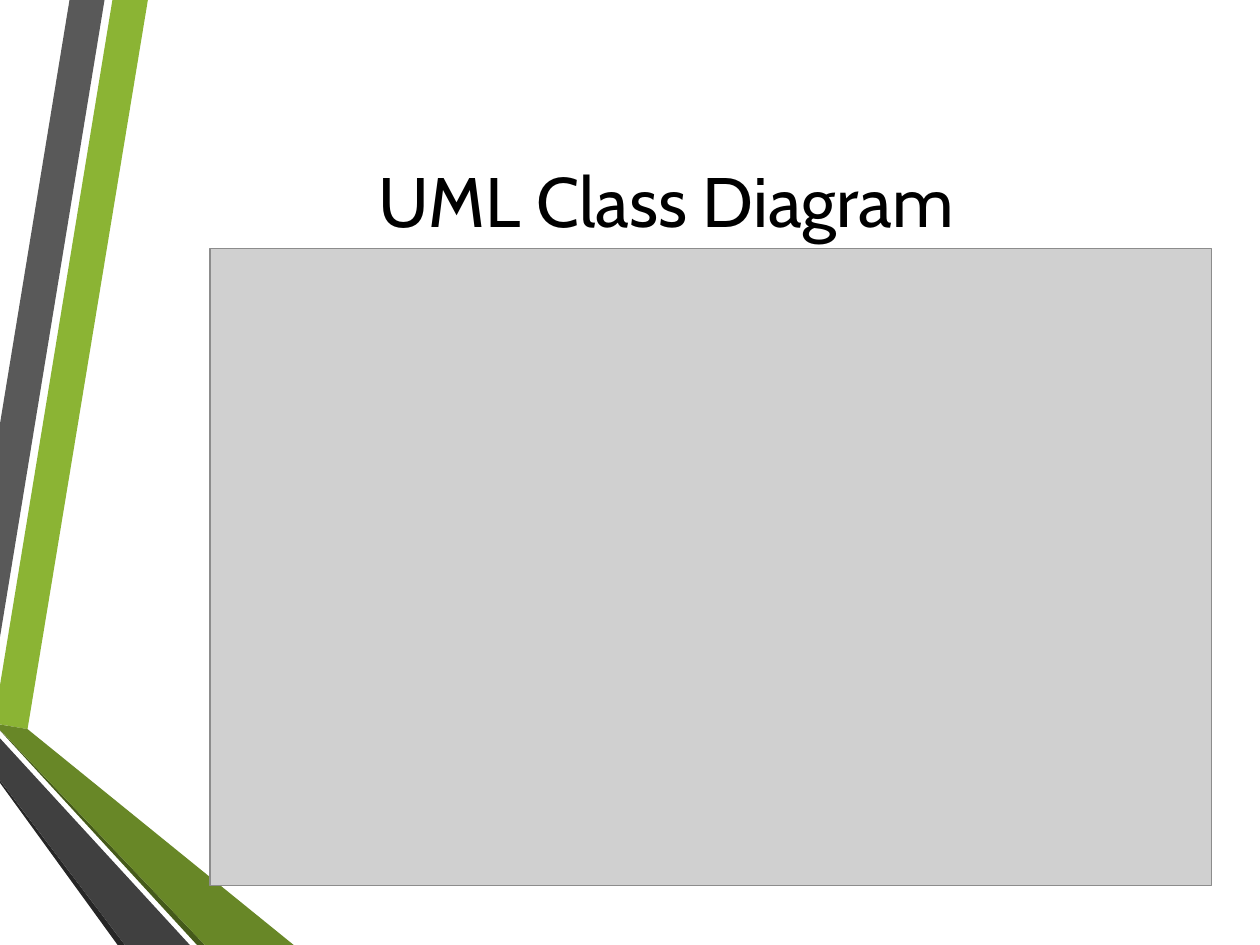
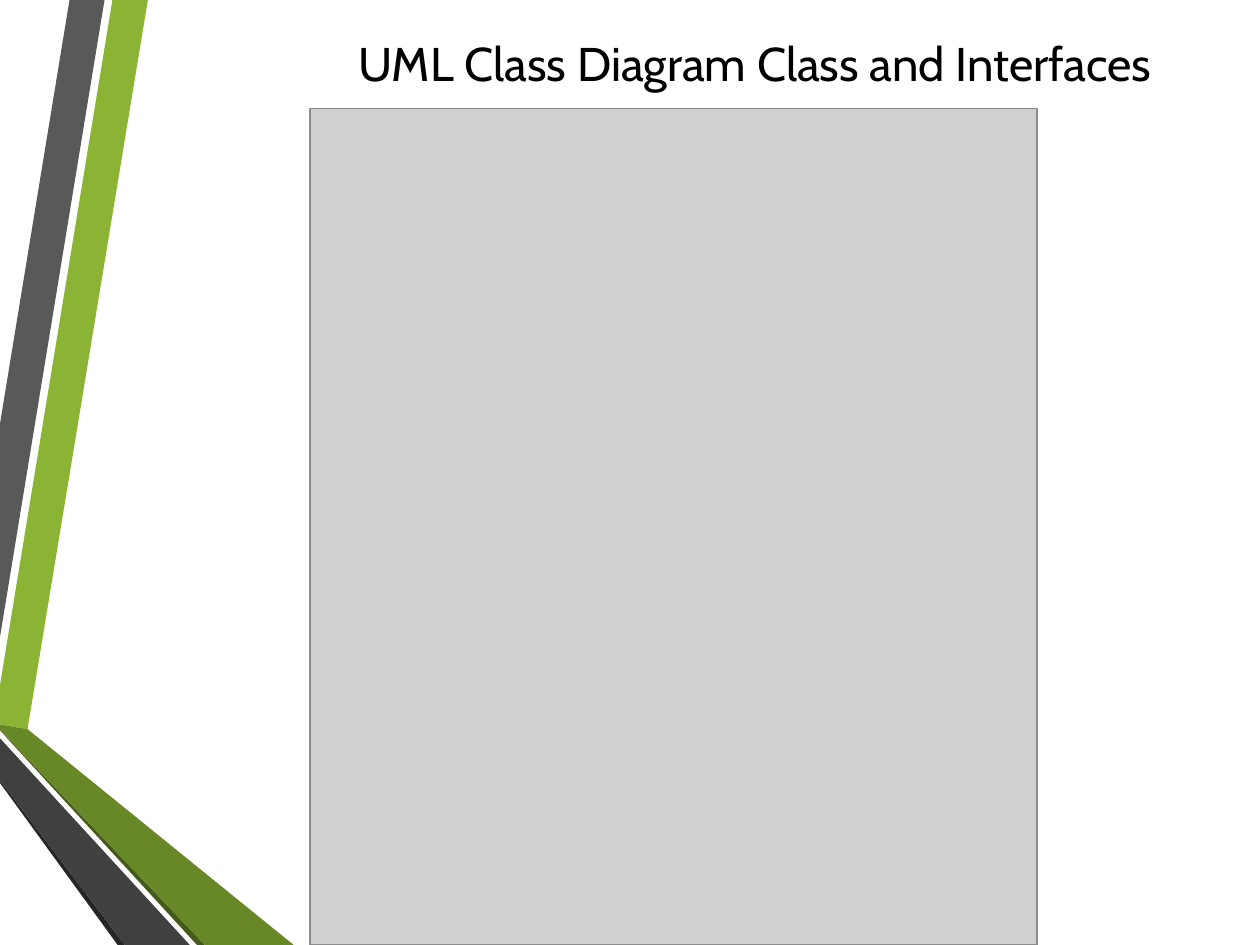
Before and after one commit to clampett/recycling-aid, a slide deck: slide 4 of Recycling Aid Presentation.pptx (slide 3 before the commit). Drawn at 1260x945 pixels with LibreOffice and Linux fonts; fonts in the diff are those of the drawing; grey boxes stand for pictures; background and template pictures are left out. Boxes give left, top, right and bottom in pixels: in the first picture for what was removed or moved away, otherwise in the second. Text is boxed around its words. In the diff, an @@ line names an element or a change of style, - is before the commit and + after.

Commit message:
Added uml pictures and latest ppt

```diff
--- a/Recycling Aid Presentation.pptx
+++ b/Recycling Aid Presentation.pptx
@@ title at [358, 45, 1152, 92]: text changed; size 40 to 27 pt @@
-UML Class Diagram
+UML Class Diagram Class and Interfaces
@@ picture: place and size @@
-picture at [210, 248, 1212, 885]
+picture at [310, 108, 1037, 945]
```
Also in this commit, not shown: 8 other slides changed, 6 slides added, 3 slides removed, 4 other files.
